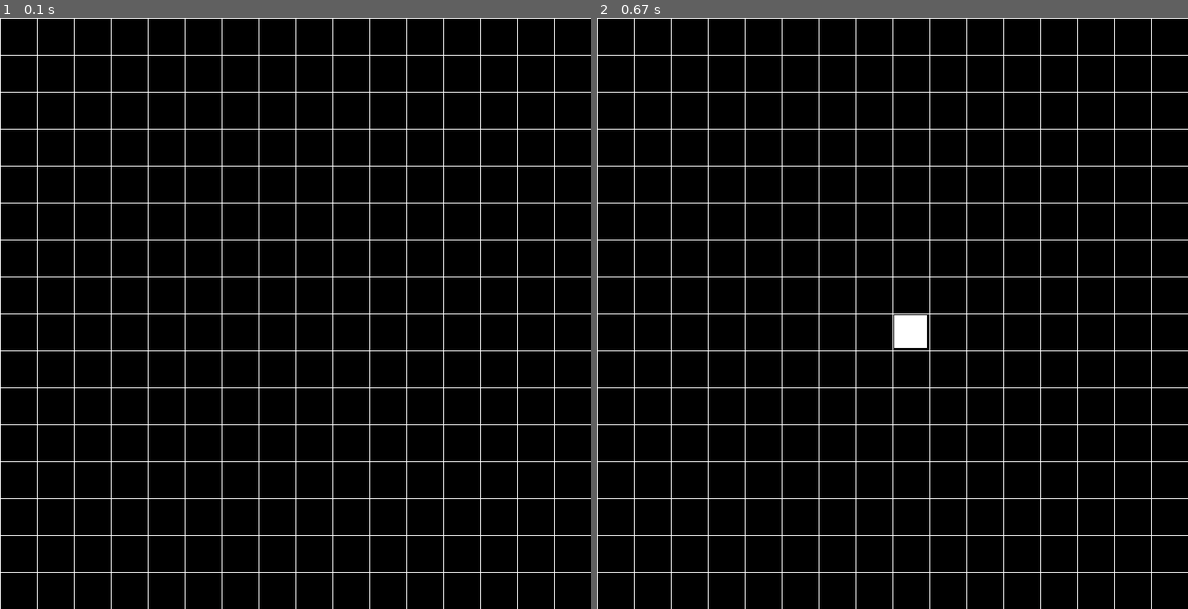
Above: before the commit, frames 1-2 (left to right).
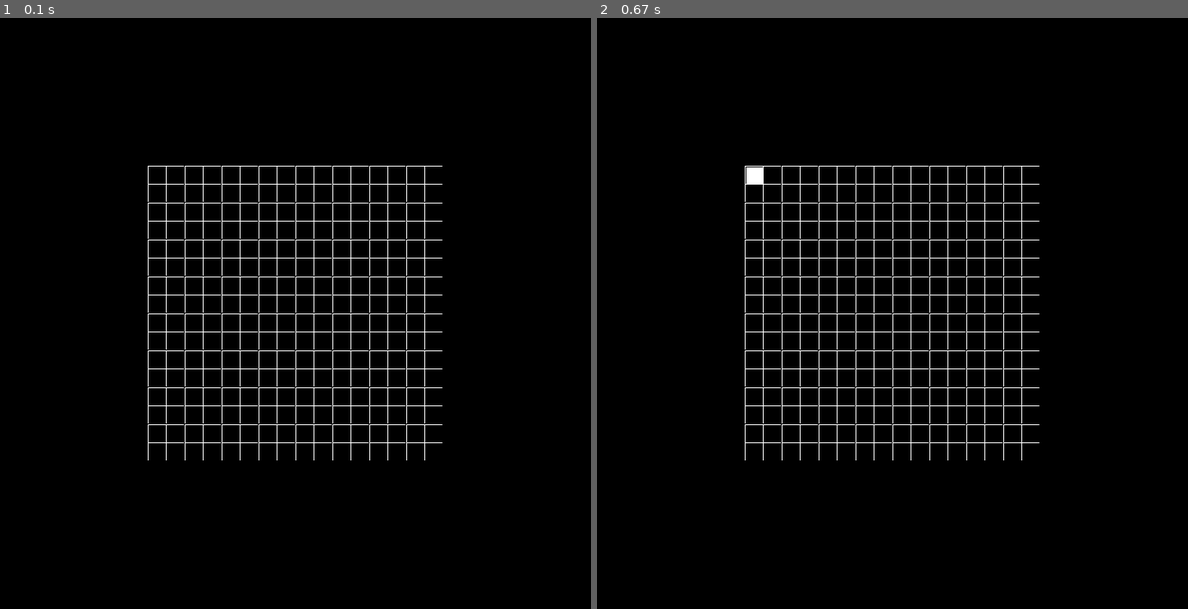
Above: after the commit, the same moments.

Repository: mdunn99/gameoflife
Game: pygame game, started from main_desktop.py
Two runs of this game, one before a commit and one after it. Both use one fixed random seed, a clock stepped at 60 frames per second and the inputs below.
Inputs (mouse positions are in pixels of both pictures, inside the frame that each line leads up to):
- Up to frame 1 (0.1 s): no input
- Up to frame 2 (0.67 s): click (892, 313) at 0.38 s

The runs differ from the first frame. In frame 1, 4.4% of the frame differs, in the area x 0-100%, y 0-100%; in frame 2, 4.7%.

Commit message:
started moving array to center

Diff:
--- a/main.py
+++ b/main_desktop.py
@@ -11,12 +11,14 @@
 black = (0, 0, 0)
 red = (255,0,0)
 
-array_width, array_height = (16,16) # configure the size of an array
+array_width, array_height = 16, 16 # configure the size of an array
 screen_width, screen_height = 720, 720 # configure the size of the screen
+ratio_of_screen_to_area = 2 # how much smaller should the area of the array be in relation to the screen?
+area_width, area_height = screen_width/ratio_of_screen_to_area, screen_height/ratio_of_screen_to_area # define an area where the array will be imposed
 array_0 = np.zeros((array_width, array_height), dtype=int) # initialize initial array as empty
 
-# superimposing the array onto the screen
-cell_width, cell_height = screen_width/array_width, screen_height/array_height
+# superimposing the array onto the area
+cell_width, cell_height = area_width/array_width, area_height/array_height
 
 # in order for the cells not to cover the grid lines, they must be smaller
 # than the full size of a cell on the superimposed array.
@@ -32,17 +34,20 @@
 
 # calculate real array position based on pixel position.
 #  use floor division to divide the pixel position by the width/height of the cell.
-def get_array_indices(pos):
-    row = int(pos[1] // cell_height)
-    cell = int(pos[0] // cell_width)
+def get_array_indices():
+    screen_position_y, screen_position_x = pygame.mouse.get_pos() # returns as height, width
+    pos_on_grid = screen_position_y-area_height/ratio_of_screen_to_area, screen_position_x-area_width/ratio_of_screen_to_area
+    row = int(pos_on_grid[1] // cell_height)
+    cell = int(pos_on_grid[0] // cell_width)
     array_index = (row, cell)
-    return array_index
+    return array_index, pos_on_grid
 
 # update array value associated with position clicked
-def update_array_from_user_input(array_to_update, pos):
+def update_array_from_user_input(array_to_update):
     array = np.copy(array_to_update)
+    array_index, pos = get_array_indices()
     print(f"\nmouse clicked at position: {pos}")
-    array_index = get_array_indices(pos)
+
     row = array_index[0]
     cell = array_index[1]
     print(f"cell at pos {pos} detected as row {row}, cell {cell} with value: {array_to_update[row][cell]}")
@@ -57,28 +62,46 @@
 
 def draw_grid(array):
     for row_i, row in enumerate(array):
-        for cell_i, cell in enumerate(row):
+        for cell_i, _ in enumerate(row):
+
+            pos_x = cell_i*cell_width # the nth cell in the array times the width (in pixels) is the horizontal position of the grid line
+            pos_x = pos_x+area_width/ratio_of_screen_to_area # center the drawn array (idk how this works)
+
+            pos_y = row_i*cell_height # the nth cell in the array times the height (in pixels) is the vertical position of the grid line
+            pos_y = pos_y+area_height/ratio_of_screen_to_area
+
+            # draw the upper vertical grid
             pygame.draw.rect(screen, (255,255,255),
-                             pygame.Rect(cell_i*cell_width,row_i*cell_height,1,cell_height))
+                            pygame.Rect(pos_x,pos_y,1,cell_height)) # horiz. pos. in pixels,vert. pos. in pixels,thin width,height (vertical line)
+            # draw the horizontal grid
             pygame.draw.rect(screen, (255,255,255),
-                             pygame.Rect(cell_i*cell_width,row_i*cell_height,cell_width,1))
-    return pygame.display.flip()
+                            pygame.Rect(pos_x,pos_y,cell_width,1)) # horiz. pos. in pixels,vert. pos. in pixels,width,thin height (horizontal line)
+    return #pygame.display.flip()
 
 def draw_array(array):
     for row_i, row in enumerate(array):
         for cell_i, cell in enumerate(row):
+
+            pos_x = cell_i*cell_width
+            #pos_x = pos_x+area_width/ratio_of_screen_to_area
+
+            pos_y = row_i*cell_height
+            #pos_y = pos_y+area_height/ratio_of_screen_to_area
+
             # if the cell is active, draw it as such!
             if cell == 1:
                 # making the size of the cells "*0.90" makes the cells slightly smaller than the
                 # size of the whole cell, allowing the grid lines to be visible.
                 # we have to adjust the position accordingly, so we add a buffer buffer_px to each coordinate for the cells
+
                 pygame.draw.rect(screen, white,
-                                pygame.Rect((cell_i*cell_width)+buffer_px,(row_i*cell_height)+buffer_px,cell_width*0.90,cell_height*0.90))
+                                pygame.Rect(pos_x+buffer_px,pos_y+buffer_px,cell_width*0.90,cell_height*0.90))
 
             else:
                 pygame.draw.rect(screen, black,
-                                pygame.Rect((cell_i*cell_width)+buffer_px,(row_i*cell_height)+buffer_px,cell_width*0.90,cell_height*0.90))
-    return pygame.display.flip()
+                                pygame.Rect(pos_x+buffer_px,pos_y+buffer_px,cell_width*0.90,cell_height*0.90))
+
+    return #pygame.display.flip()
 
 # counts the live cells surrounding a cell
 def count_live_cells(row, column):
@@ -136,6 +159,7 @@
 
 running = True
 simulating = False
+generations = 0
 
 # Game loop
 while running:
@@ -144,8 +168,7 @@
             running = False
         if event.type == pygame.MOUSEBUTTONDOWN:
             if event.button == 1: # left-click
-                pos = pygame.mouse.get_pos()
-                array_n = update_array_from_user_input(array_0, pos)
+                array_n = update_array_from_user_input(array_0)
                 array_0 = array_n
                 #draw_array(array_0)
         if event.type == pygame.KEYDOWN:
@@ -153,11 +176,17 @@
                 simulating = not simulating
                 print("simulation", simulating)
     if simulating:
+        print("generation:", generations)
         array_n = return_new_array(array_0)
         array_0 = array_n
         #draw_array(array_0)
         sleep(0.1)
+        generations += 1
+    if not simulating:
+        generations = 0
     draw_array(array_0)
+    pygame.display.flip()
+    clock.tick(60)
 
 # Quit Pygame
 pygame.quit()
Not shown, changed: README.md
